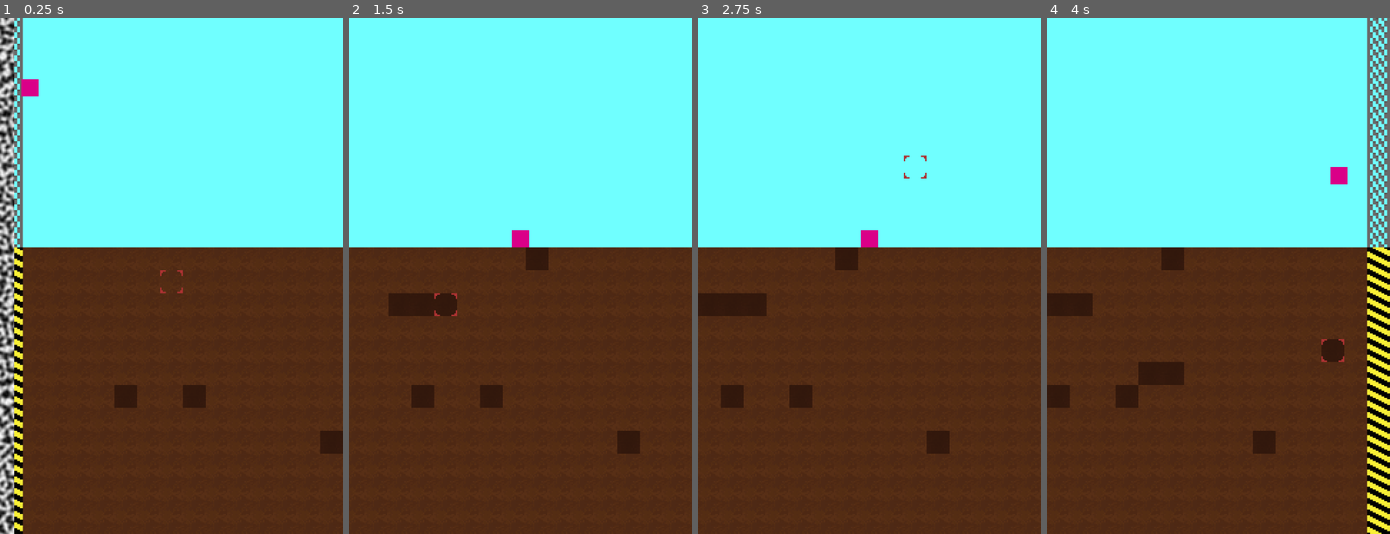
Above: before the commit, frames 1-4 (left to right).
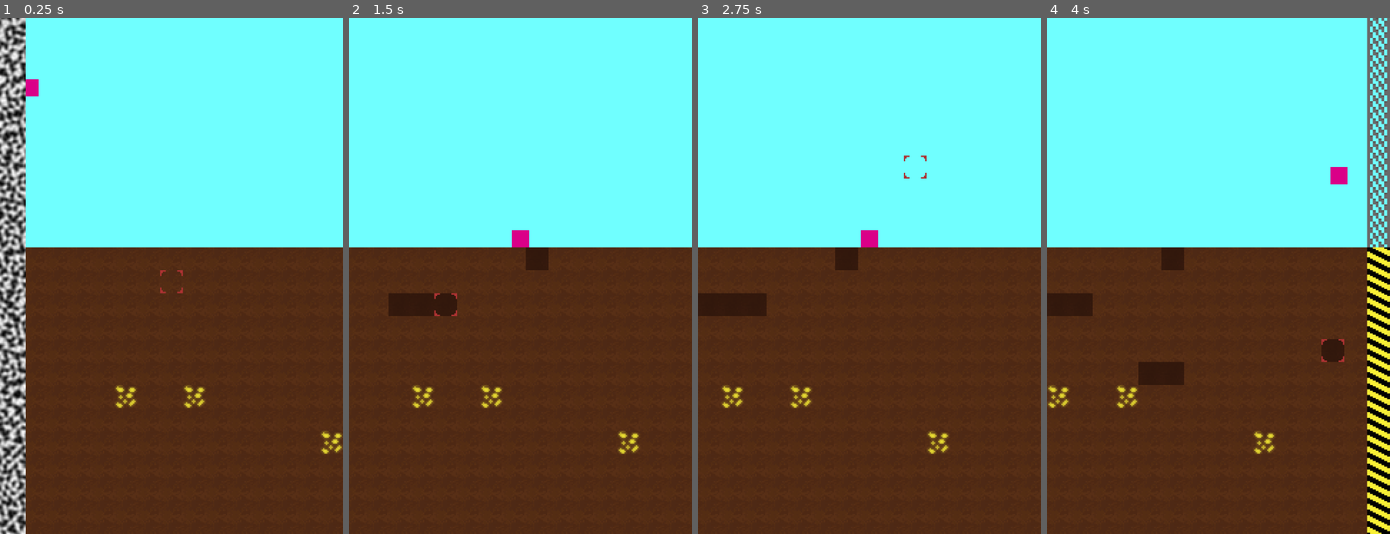
Above: after the commit, the same moments.

Repository: brikr/ludum-dare-57
Game: Godot game, scene res://scenes/main/main.tscn
Same seed, same stepped clock (60 frames per second), same inputs: the game is played once before the commit and once after it.
Inputs (mouse positions are in pixels of both pictures, inside the frame that each line leads up to):
- Up to frame 1 (0.25 s): no input
- Up to frame 2 (1.5 s): move the mouse to (595, 250) at 0.52 s; press the mouse at (595, 250) at 0.53 s; hold D (move_right) from 0.53 s (still down); tap Space (jump) at 0.77 s; move the mouse to (451, 301) at 1.27 s; release the mouse at (451, 301) at 1.28 s; click (451, 301) at 1.35 s
- Up to frame 3 (2.75 s): tap Space (jump) at 1.52 s; move the mouse to (903, 162) at 2.02 s; release D (move_right) at 2.03 s; press the mouse at (903, 162) at 2.03 s; hold A (move_left) from 2.03 s (still down)
- Up to frame 4 (4 s): move the mouse to (1201, 379) at 2.77 s; release A (move_left) at 2.78 s; release the mouse at (1201, 379) at 2.78 s; hold D (move_right) from 2.78 s (still down); click (1201, 379) at 2.85 s; tap Space (jump) at 3.02, 3.77 s; move the mouse to (1321, 353) at 3.52 s; press the mouse at (1321, 353) at 3.53 s

The runs differ from the first frame. In frame 1, 7.3% of the frame differs, in the area x 0-100%, y 0-100%; in frame 2, 0.9%; in frame 3, 0.9%; in frame 4, 0.9%.

Commit message:
object tile layer

Diff:
--- a/scenes/constants/constants.gd
+++ b/scenes/constants/constants.gd
@@ -4,6 +4,7 @@
 const SURFACE_HEIGHT := 10;
 const MAX_GEN_DEPTH := 1000;
 const MAX_WORLD_WIDTH := 20;
+const TILE_WIDTH := 16
 
 # World Tiles
 const SOURCE_ID := 0;
@@ -12,11 +13,9 @@
 const HAZARD_TILE := Vector2i(1, 0)
 const FENCE_TILE := Vector2i(2, 0)
 const EMPTY_DIRT_TILE := Vector2i(0, 1)
-const TILE_WIDTH := 16
 
 # Object Tiles
-const GOLD_TILE := Vector2i(2, 0)
-const BLUE_TILE := Vector2i(2, 1)
-const ALIEN_SKULL_TILE := Vector2i(3, 0)
-const ALIEN_TECH_TILE := Vector2i(3, 1)
-const GONSTER_TILE := Vector2i(5, 0)
+const GOLD_TILE := Vector2i(0, 2)
+const BLUE_TILE := Vector2i(1, 2)
+const ALIEN_SKULL_TILE := Vector2i(0, 3)
+const ALIEN_TECH_TILE := Vector2i(1, 3)
--- a/scenes/game_state/game_state.gd
+++ b/scenes/game_state/game_state.gd
@@ -36,7 +36,7 @@
       var coords := Vector2i(x, y)
       print(noise.get_noise_2dv(coords))
       if noise.get_noise_2dv(coords) > 0.8:
-        map[coords].type = Tile.TileType.EMPTY
+        map[coords].objectType = Tile.TileObjectType.GOLD
 
 func gen_base_under_world():
   for x in Constants.MAX_WORLD_WIDTH:
--- a/scenes/main/foreground_tile_map.gd
+++ /dev/null
@@ -1,33 +0,0 @@
-extends TileMapLayer
-
-func _ready():
-  GameState.tile_updated.connect(tile_updated)
-  # Pull map data from GameState
-  # I sure hope GameState did map gen before this...
-  for coords in GameState.map:
-    var tile = GameState.map[coords]
-    set_cell(coords, Constants.SOURCE_ID, get_tile_set_tile(tile))
-
-func _process(_delta: float):
-  var mouse_pos = get_local_mouse_position() # absolute pos
-  var cell_pos = local_to_map(mouse_pos) # tile snapped pos
-  highlight_cell(cell_pos)
-
-func highlight_cell(cell_position: Vector2i):
-  $HighlightedTile.position = map_to_local(cell_position)
-
-func tile_updated(tile: Tile):
-  set_cell(tile.coords, Constants.SOURCE_ID, get_tile_set_tile(tile))
-
-func get_tile_set_tile(tile: Tile):
-  match tile.type:
-    Tile.TileType.EMPTY:
-      # Above ground: nothing
-      # Below ground: background dirt
-      return Constants.AIR_TILE if tile.is_above_ground() else Constants.EMPTY_DIRT_TILE
-    Tile.TileType.DIRT:
-      return Constants.DIRT_TILE
-    Tile.TileType.BORDER:
-      # Above ground: fence
-      # Below ground: hazard
-      return Constants.FENCE_TILE if tile.is_above_ground() else Constants.HAZARD_TILE
--- a/scenes/main/main.gd
+++ b/scenes/main/main.gd
@@ -1,9 +1,10 @@
-extends Node
+extends Node2D
 
 func _ready():
   # make the skybox match the width of the generated world
   $Sky.size.x = Constants.MAX_WORLD_WIDTH * Constants.TILE_WIDTH
 
+  # noise gen testing pls to remove
   var noise = FastNoiseLite.new() # there are a shit load of props you can change
   noise.noise_type = FastNoiseLite.NoiseType.TYPE_SIMPLEX
   noise.seed = 69 # kek, funny numbie
@@ -15,5 +16,12 @@
   $test.texture = ImageTexture.create_from_image(image)
 
 func _process(_delta):
+  # Update highlighted tile position
+  var mouse_pos = get_local_mouse_position()
+  $HighlightedTile.position = Vector2(
+    floor(mouse_pos.x / Constants.TILE_WIDTH) * Constants.TILE_WIDTH,
+    floor(mouse_pos.y / Constants.TILE_WIDTH) * Constants.TILE_WIDTH,
+  )
+
   if Input.is_action_just_pressed("ui_cancel"):
     get_tree().quit()
--- a/scenes/main/main.tscn
+++ b/scenes/main/main.tscn
@@ -1,10 +1,10 @@
-[gd_scene load_steps=8 format=3 uid="uid://dbi1s0tx3b5vk"]
+[gd_scene load_steps=10 format=3 uid="uid://dbi1s0tx3b5vk"]
 
 [ext_resource type="Script" uid="uid://bk710nk5wc8ta" path="res://scenes/main/main.gd" id="1_6q06x"]
 [ext_resource type="Texture2D" uid="uid://bu0ricl7ntd50" path="res://assets/tiles.png" id="1_hyk8p"]
 [ext_resource type="PackedScene" uid="uid://eduld2nd3eqw" path="res://scenes/player/player.tscn" id="2_iuonh"]
-[ext_resource type="Script" uid="uid://ct74way5ct8vh" path="res://scenes/main/foreground_tile_map.gd" id="2_k2fmo"]
 [ext_resource type="Texture2D" uid="uid://cwog7sm42684w" path="res://assets/tile_highlight.png" id="3_l3cfh"]
+[ext_resource type="Script" uid="uid://dwukm0d7mmuhx" path="res://scenes/main/tile_map.gd" id="3_ow5a4"]
 
 [sub_resource type="TileSetAtlasSource" id="TileSetAtlasSource_iuonh"]
 texture = ExtResource("1_hyk8p")
@@ -20,7 +20,17 @@
 physics_layer_0/collision_layer = 1
 sources/0 = SubResource("TileSetAtlasSource_iuonh")
 
-[node name="Main" type="Node"]
+[sub_resource type="TileSetAtlasSource" id="TileSetAtlasSource_6q06x"]
+texture = ExtResource("1_hyk8p")
+0:2/0 = 0
+1:2/0 = 0
+0:3/0 = 0
+1:3/0 = 0
+
+[sub_resource type="TileSet" id="TileSet_ow5a4"]
+sources/0 = SubResource("TileSetAtlasSource_6q06x")
+
+[node name="Main" type="Node2D"]
 script = ExtResource("1_6q06x")
 
 [node name="Sky" type="ColorRect" parent="."]
@@ -28,14 +38,21 @@
 offset_bottom = 1080.0
 color = Color(0.439216, 1, 1, 1)
 
-[node name="ForegroundTileMap" type="TileMapLayer" parent="."]
+[node name="TileMap" type="Node2D" parent="."]
+script = ExtResource("3_ow5a4")
+
+[node name="ForegroundTileMap" type="TileMapLayer" parent="TileMap"]
 tile_set = SubResource("TileSet_vom5j")
-script = ExtResource("2_k2fmo")
 
-[node name="HighlightedTile" type="Sprite2D" parent="ForegroundTileMap"]
-texture = ExtResource("3_l3cfh")
+[node name="ObjectTileMap" type="TileMapLayer" parent="TileMap"]
+tile_set = SubResource("TileSet_ow5a4")
 
 [node name="Player" parent="." instance=ExtResource("2_iuonh")]
 position = Vector2(20, 16)
 
+[node name="HighlightedTile" type="Sprite2D" parent="."]
+texture = ExtResource("3_l3cfh")
+centered = false
+
 [node name="test" type="Sprite2D" parent="."]
+position = Vector2(8, 0)
--- /dev/null
+++ b/scenes/main/tile_map.gd
@@ -0,0 +1,40 @@
+extends Node2D
+
+func _ready():
+  GameState.tile_updated.connect(tile_updated)
+  # Pull map data from GameState
+  # I sure hope GameState did map gen before this...
+  for coords in GameState.map:
+    var tile = GameState.map[coords]
+    $ForegroundTileMap.set_cell(coords, Constants.SOURCE_ID, get_tile_set_tile(tile))
+    $ObjectTileMap.set_cell(coords, Constants.SOURCE_ID, get_tile_set_object(tile))
+
+func tile_updated(tile: Tile):
+  $ForegroundTileMap.set_cell(tile.coords, Constants.SOURCE_ID, get_tile_set_tile(tile))
+  $ObjectTileMap.set_cell(tile.coords, Constants.SOURCE_ID, get_tile_set_object(tile))
+
+func get_tile_set_tile(tile: Tile):
+  match tile.type:
+    Tile.TileType.EMPTY:
+      # Above ground: nothing
+      # Below ground: background dirt
+      return Constants.AIR_TILE if tile.is_above_ground() else Constants.EMPTY_DIRT_TILE
+    Tile.TileType.DIRT:
+      return Constants.DIRT_TILE
+    Tile.TileType.BORDER:
+      # Above ground: fence
+      # Below ground: hazard
+      return Constants.FENCE_TILE if tile.is_above_ground() else Constants.HAZARD_TILE
+
+func get_tile_set_object(tile: Tile):
+  match tile.objectType:
+    Tile.TileObjectType.NONE:
+      return Constants.AIR_TILE
+    Tile.TileObjectType.GOLD:
+      return Constants.GOLD_TILE
+    Tile.TileObjectType.BLUE:
+      return Constants.BLUE_TILE
+    Tile.TileObjectType.ALIEN_SKULL:
+      return Constants.ALIEN_SKULL_TILE
+    Tile.TileObjectType.ALIEN_TECH:
+      return Constants.ALIEN_TECH_TILE
Not shown, removed: scenes/main/foreground_tile_map.gd.uid
Not shown, added: scenes/main/tile_map.gd.uid
